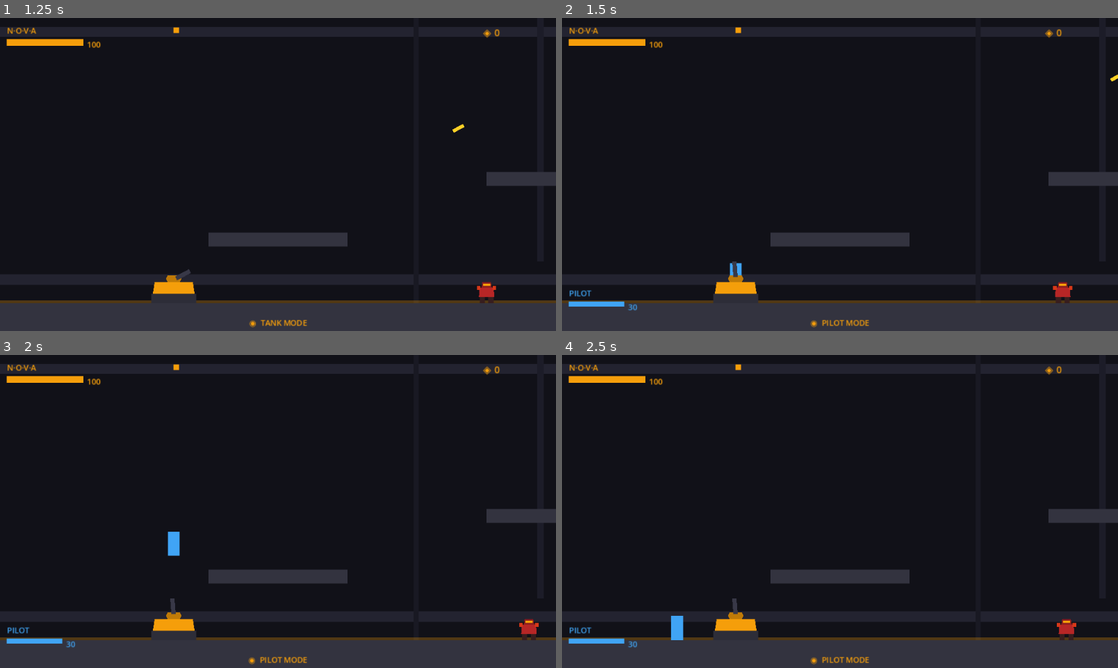
Above: before the commit, frames 1-4 (two rows, left to right).
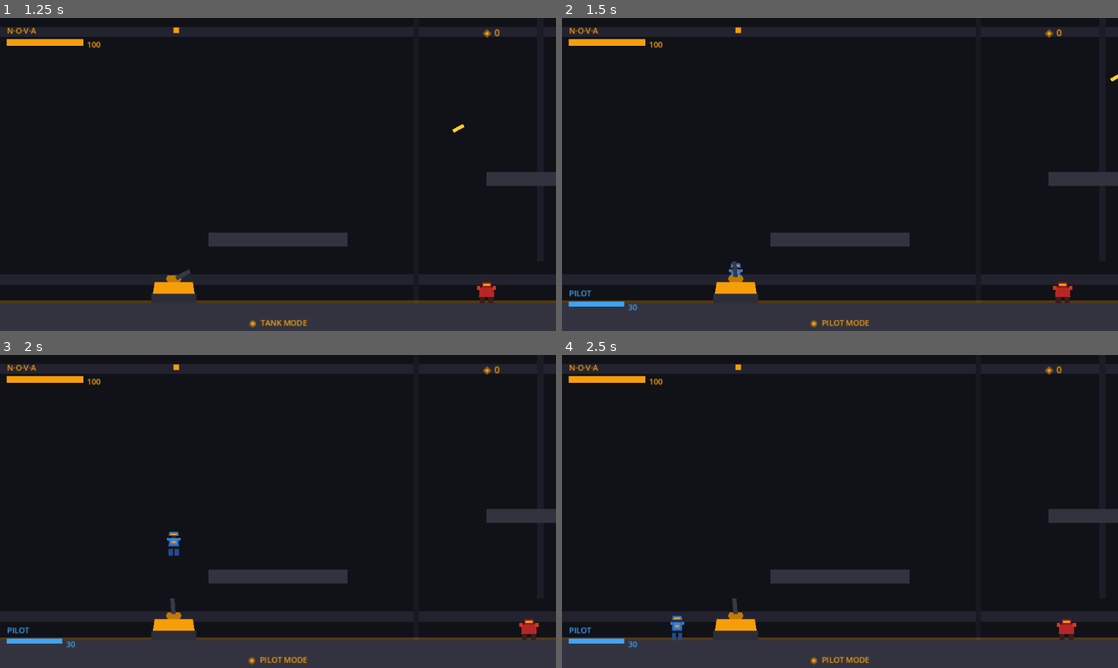
Above: after the commit, the same moments.

Repository: readycheck-studios/steeleternal
Game: Godot game, scene res://scenes/levels/Room_IW_A.tscn
Same seed, same stepped clock (60 frames per second), same inputs: the game is played once before the commit and once after it.
Inputs (mouse positions are in pixels of both pictures, inside the frame that each line leads up to):
- Up to frame 1 (1.25 s): move the mouse to (400, 158) at 0.52 s; press the mouse at (400, 158) at 0.53 s; hold R (h_phase_right) from 0.53 s (still down); tap Space (p_jump) at 0.77 s
- Up to frame 2 (1.5 s): keep holding R (h_phase_right); move the mouse to (728, 190) at 1.27 s; release the mouse at (728, 190) at 1.28 s; tap E (p_interact) at 1.35 s
- Up to frame 3 (2 s): keep holding R (h_phase_right); tap Space (p_jump) at 1.52 s
- Up to frame 4 (2.5 s): move the mouse to (895, 442) at 2.02 s; release R (h_phase_right) at 2.03 s; hold A (p_move_left) from 2.03 s (still down); hold Q (p_utility) from 2.03 s (still down)

Frame 1 is identical in both runs. In frame 2, less than 0.1% of the frame differs, in the area x 30-33%, y 78-83%; in frame 3, 0.2%; in frame 4, 0.2%, in the area x 19-22%, y 83-92%.

Commit message:
art: Jason armoured pilot — humanoid polygon pass
Replace single blue rectangle with 11-layer humanoid silhouette:
- LegL / LegR — split dark-blue legs
- Belt — near-black tactical strip
- Torso — tapered armour plate (medium blue)
- ChestPlate — lighter central panel
- ChestAccent — small amber power-cell indicator
- ShoulderL / ShoulderR — pauldrons (poke outside collision)
- Neck — narrow dark connector
- Helmet — tapered crown
- Visor — amber slit matching N.O.V.A. accent palette

No script changes needed — jason.gd references no visual nodes by name.

Co-Authored-By: Claude Sonnet 4.6 <noreply@anthropic.com>

Diff:
--- a/godot/scenes/player/PlayerRoot.tscn
+++ b/godot/scenes/player/PlayerRoot.tscn
@@ -98,10 +98,61 @@
 [node name="CollisionShape2D" type="CollisionShape2D" parent="Jason_Pilot"]
 shape = SubResource("RectangleShape2D_jason")
 
-; Simple blue silhouette — humanoid proportions
-[node name="PlaceholderSprite" type="Polygon2D" parent="Jason_Pilot"]
-polygon = PackedVector2Array(-7, -14, 7, -14, 7, 14, -7, 14)
-color = Color(0.251, 0.647, 0.961, 1.0)
+; ── Jason armoured pilot — humanoid layers, bottom to top ─────────
+; Collision: 14×28 (half: 7×14). Amber visor + chest accent tie to NOVA palette.
+
+; Split legs (dark blue)
+[node name="LegL" type="Polygon2D" parent="Jason_Pilot"]
+polygon = PackedVector2Array(-6, 5, -1, 5, -1, 14, -6, 14)
+color = Color(0.14, 0.30, 0.55, 1.0)
+
+[node name="LegR" type="Polygon2D" parent="Jason_Pilot"]
+polygon = PackedVector2Array(1, 5, 6, 5, 6, 14, 1, 14)
+color = Color(0.14, 0.30, 0.55, 1.0)
+
+; Tactical belt (near-black strip between torso and legs)
+[node name="Belt" type="Polygon2D" parent="Jason_Pilot"]
+polygon = PackedVector2Array(-6, 3, 6, 3, 6, 6, -6, 6)
+color = Color(0.09, 0.10, 0.15, 1.0)
+
+; Torso armour (slight trapezoid — wider at hips)
+[node name="Torso" type="Polygon2D" parent="Jason_Pilot"]
+polygon = PackedVector2Array(-5, -7, 5, -7, 6, 3, -6, 3)
+color = Color(0.18, 0.40, 0.70, 1.0)
+
+; Chest plate (brighter central panel over torso)
+[node name="ChestPlate" type="Polygon2D" parent="Jason_Pilot"]
+polygon = PackedVector2Array(-4, -6, 4, -6, 4, 1, -4, 1)
+color = Color(0.25, 0.52, 0.85, 1.0)
+
+; Amber chest accent — small power-cell indicator
+[node name="ChestAccent" type="Polygon2D" parent="Jason_Pilot"]
+polygon = PackedVector2Array(-2, -3, 2, -3, 2, -1, -2, -1)
+color = Color(0.961, 0.620, 0.043, 1.0)
+
+; Shoulder pauldrons (poke outside collision — visual only)
+[node name="ShoulderL" type="Polygon2D" parent="Jason_Pilot"]
+polygon = PackedVector2Array(-8, -7, -5, -7, -5, -3, -8, -4)
+color = Color(0.22, 0.48, 0.78, 1.0)
+
+[node name="ShoulderR" type="Polygon2D" parent="Jason_Pilot"]
+polygon = PackedVector2Array(5, -7, 8, -7, 8, -4, 5, -3)
+color = Color(0.22, 0.48, 0.78, 1.0)
+
+; Neck connector (narrow dark strip)
+[node name="Neck" type="Polygon2D" parent="Jason_Pilot"]
+polygon = PackedVector2Array(-2, -9, 2, -9, 2, -7, -2, -7)
+color = Color(0.12, 0.18, 0.25, 1.0)
+
+; Helmet (tapers slightly at crown)
+[node name="Helmet" type="Polygon2D" parent="Jason_Pilot"]
+polygon = PackedVector2Array(-5, -14, 5, -14, 6, -9, -6, -9)
+color = Color(0.20, 0.42, 0.72, 1.0)
+
+; Amber visor — horizontal eye slit matching N.O.V.A. accent colour
+[node name="Visor" type="Polygon2D" parent="Jason_Pilot"]
+polygon = PackedVector2Array(-4, -12, 4, -12, 4, -10, -4, -10)
+color = Color(0.961, 0.620, 0.043, 1.0)
 
 ; ═══════════════════════════════════════════════════════
 ;  CAMERA & TETHER
